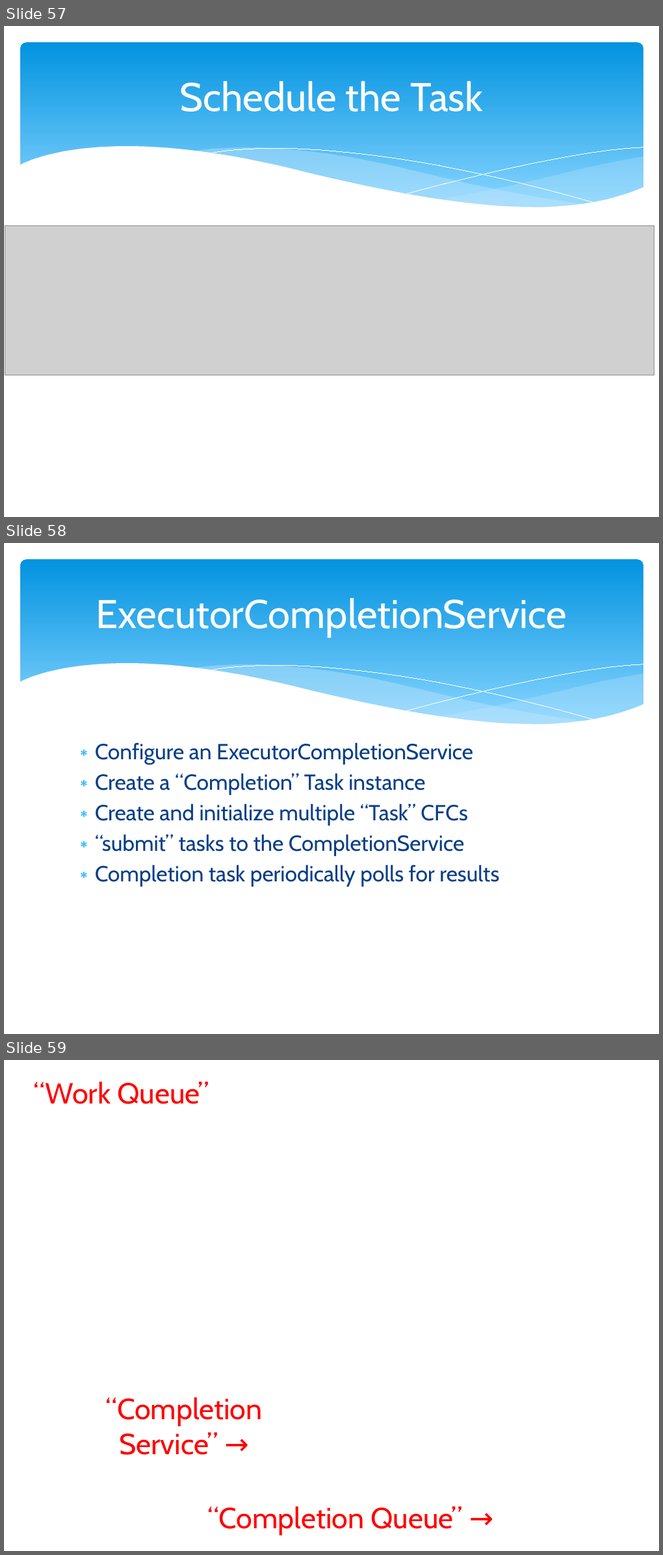
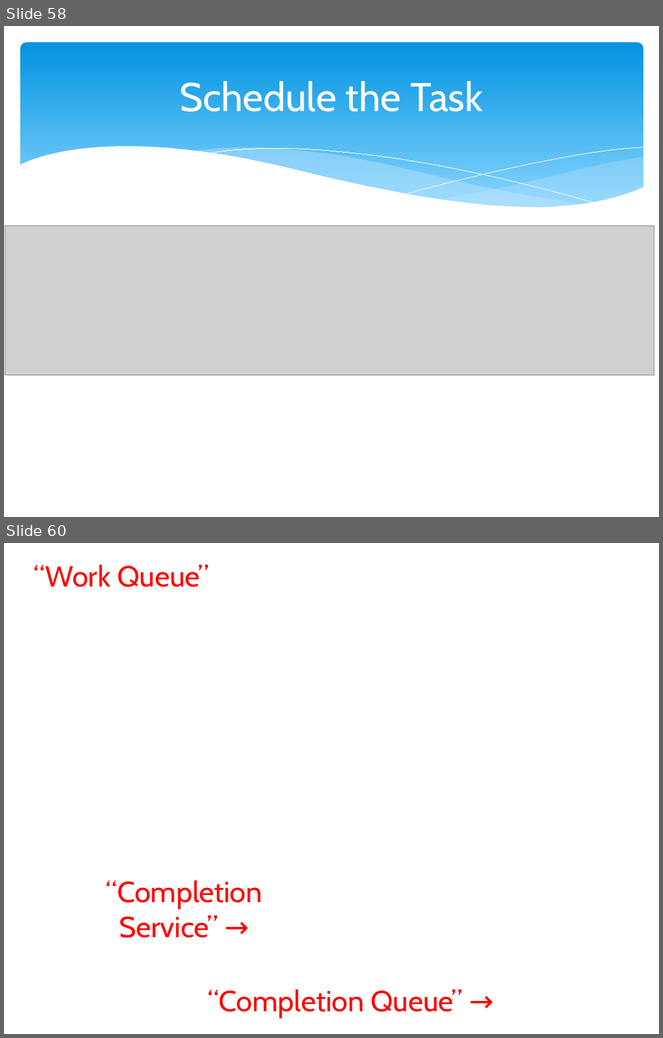
Before and after one commit to marcesher/mxunit-cfmeetups, a slide deck: CFObjective_2012_Concurrency/preso/concurrency_zen.pptx. Shown one above the other, each under a label of ours: slides 57, 58 and 59 before the commit, slides 58 and 60 after it; the slides between them are not shown. The pictures are 663x1555 and 663x1038 pixels, drawn with LibreOffice and Linux fonts; fonts in the diff are those of the drawing; grey boxes stand for pictures; background and template pictures are left out. Boxes give left, top, right and bottom in pixels: in the first picture for what was removed or moved away, otherwise in the second. Text is boxed around its words. In the diff, an @@ line names an element or a change of style, - is before the commit and + after.

```diff
--- a/CFObjective_2012_Concurrency/preso/concurrency_zen.pptx
+++ b/CFObjective_2012_Concurrency/preso/concurrency_zen.pptx
@@ slide 58 removed at [4,543,659,1034], background #FFFFFF; not listed: 6 template elements that a slide beside it also shows @@
@@ title removed at [96,598,567,637] @@
-ExecutorCompletionService
@@ text removed at [95,743,499,887] @@
-∗ Configure an ExecutorCompletionService
-∗ Create a “Completion” Task instance
-∗ Create and initialize multiple “Task” CFCs
-∗ “submit” tasks to the CompletionService
-∗ Completion task periodically polls for results
@@ what was slide 57 is now slide 58 @@
@@ what was slide 59 is now slide 60 @@
```
Also in this commit, not shown: 3 slides changed, 7 slides added, 2 other slides removed.
